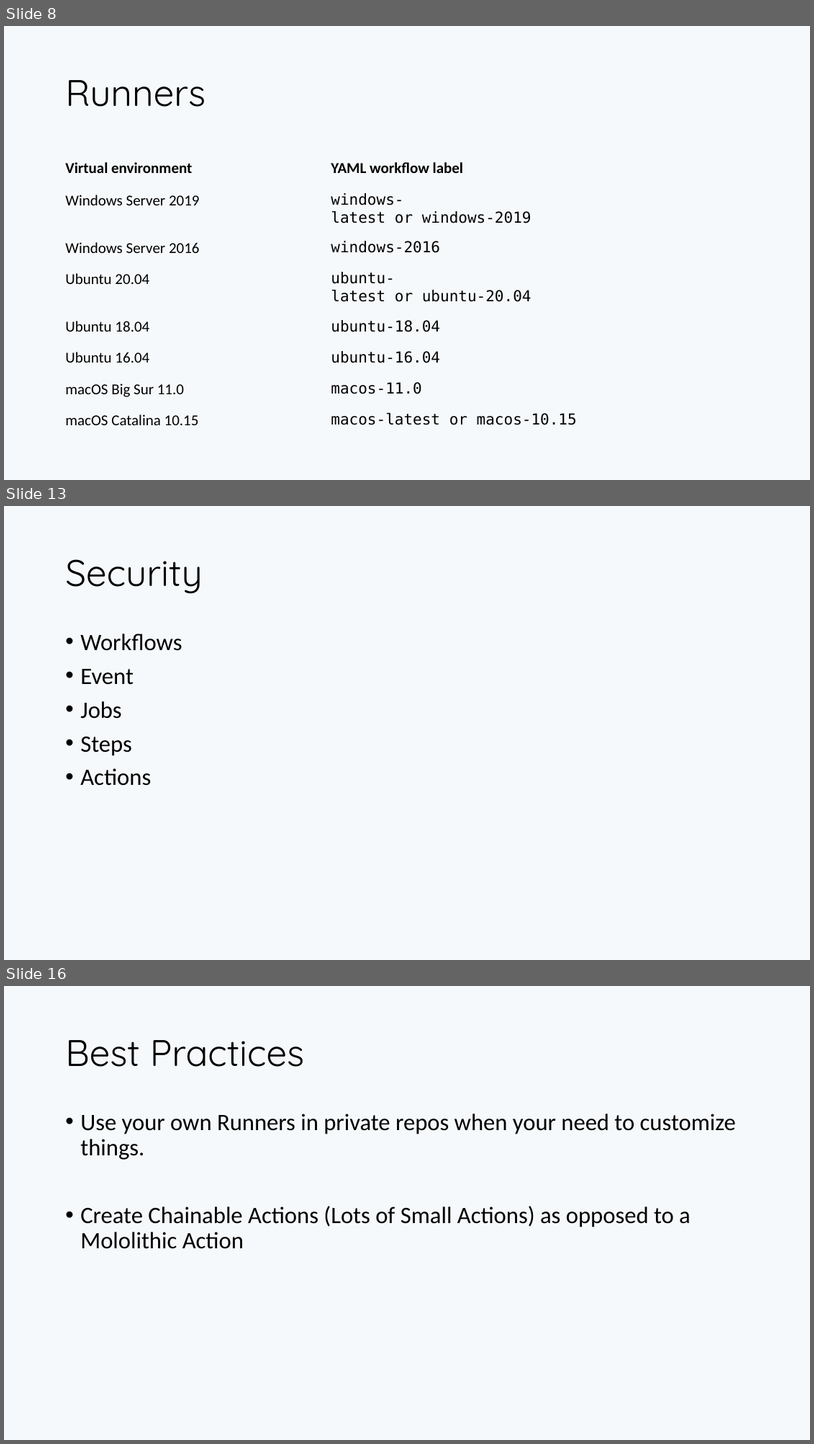
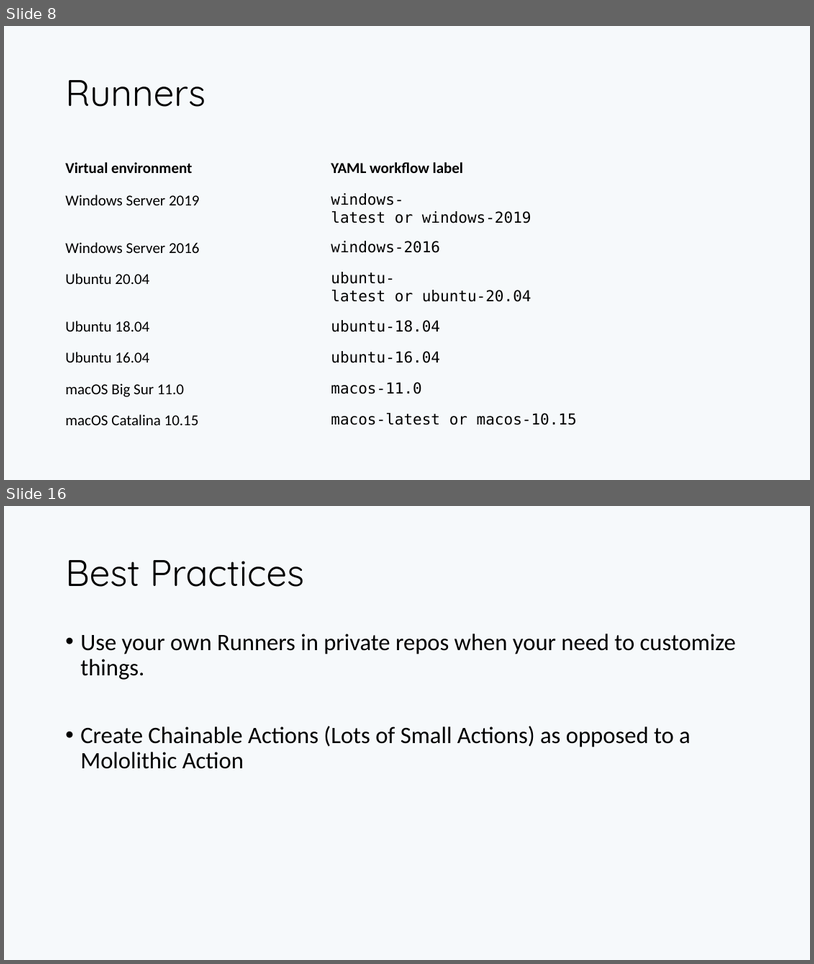
Before and after one commit to PaulRiviera/Demos, a slide deck: GitHub_Actions_101/Actions101.pptx. Shown one above the other, each under a label of ours: slides 8, 13 and 16 before the commit, slides 8 and 16 after it; the slides between them are not shown. The pictures are 814x1444 and 814x964 pixels, drawn with LibreOffice and Linux fonts; fonts in the diff are those of the drawing. Boxes give left, top, right and bottom in pixels: in the first picture for what was removed or moved away, otherwise in the second. Text is boxed around its words. In the diff, an @@ line names an element or a change of style, - is before the commit and + after.

```diff
--- a/GitHub_Actions_101/Actions101.pptx
+++ b/GitHub_Actions_101/Actions101.pptx
@@ slide 13 removed at (4,506,810,960), background #F6F9FB @@
@@ title removed at (65,559,202,594) @@
-Security
@@ text removed at (80,633,182,785) @@
-• Workflows
-• Event
-• Jobs
-• Steps
-• Actions
```
Also in this commit, not shown: 5 slides changed, 5 slides added, 4 other slides removed, 1 other file.
